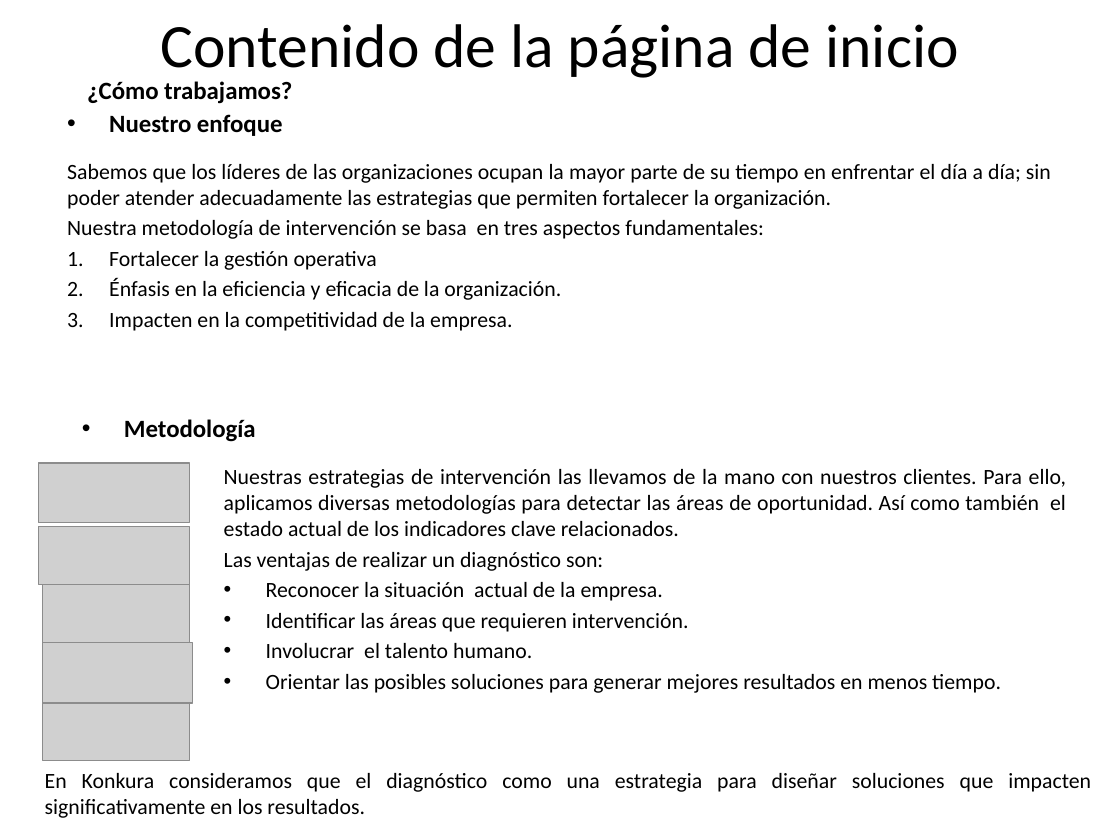
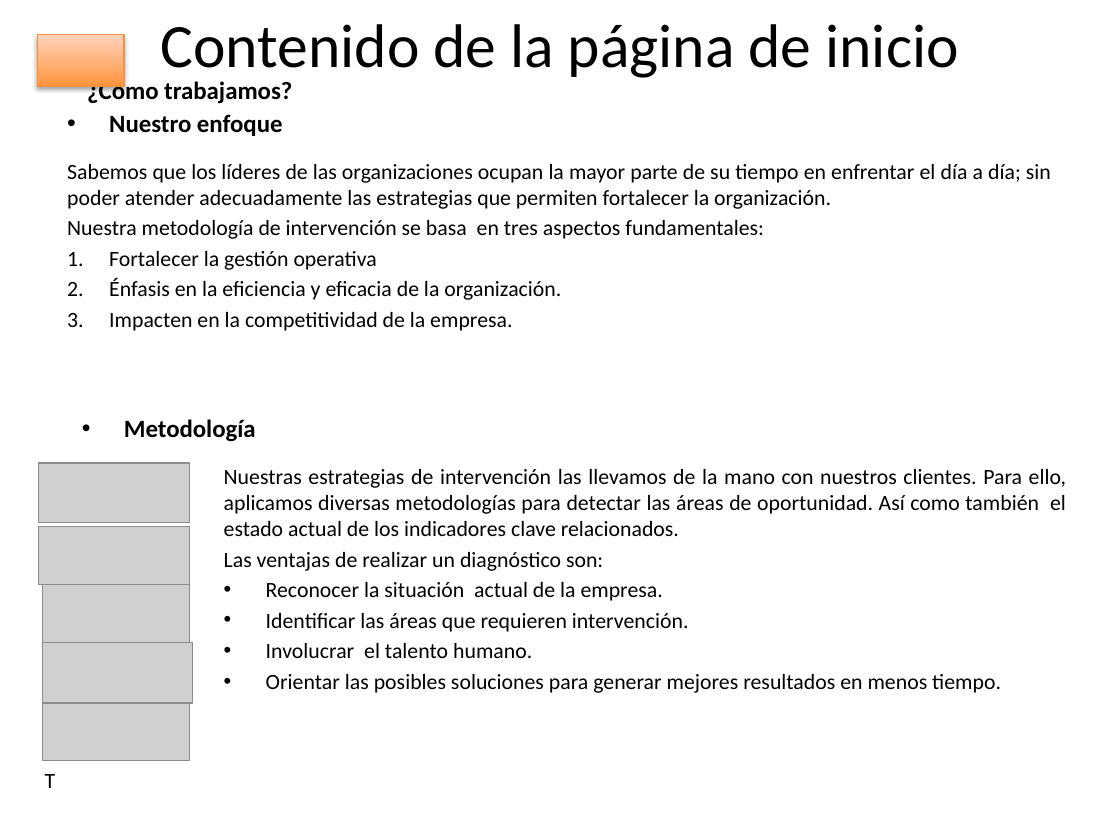
Before and after one commit to jonpalma/konkura, a slide deck: slide 6 of info/Info- Pagina de internet.pptx. Drawn at 1120x840 pixels with LibreOffice and Linux fonts; fonts in the diff are those of the drawing; grey boxes stand for pictures. Boxes give left, top, right and bottom in pixels: in the first picture for what was removed or moved away, otherwise in the second. Text is boxed around its words. In the diff, an @@ line names an element or a change of style, - is before the commit and + after.

```diff
--- a/info/Info- Pagina de internet.pptx
+++ b/info/Info- Pagina de internet.pptx
@@ rectangle added at (37, 35, 124, 86), fill gradient #FF953E to #FFD2BD, outline #F69240 0.75 pt @@
@@ text at (45, 774, 56, 788): text changed @@
-En Konkura consideramos que el diagnóstico como una estrategia para diseñar soluciones que impacten significativamente en los resultados.
+T
```
Also in this commit, not shown: 13 other slides changed, 9 other files.
